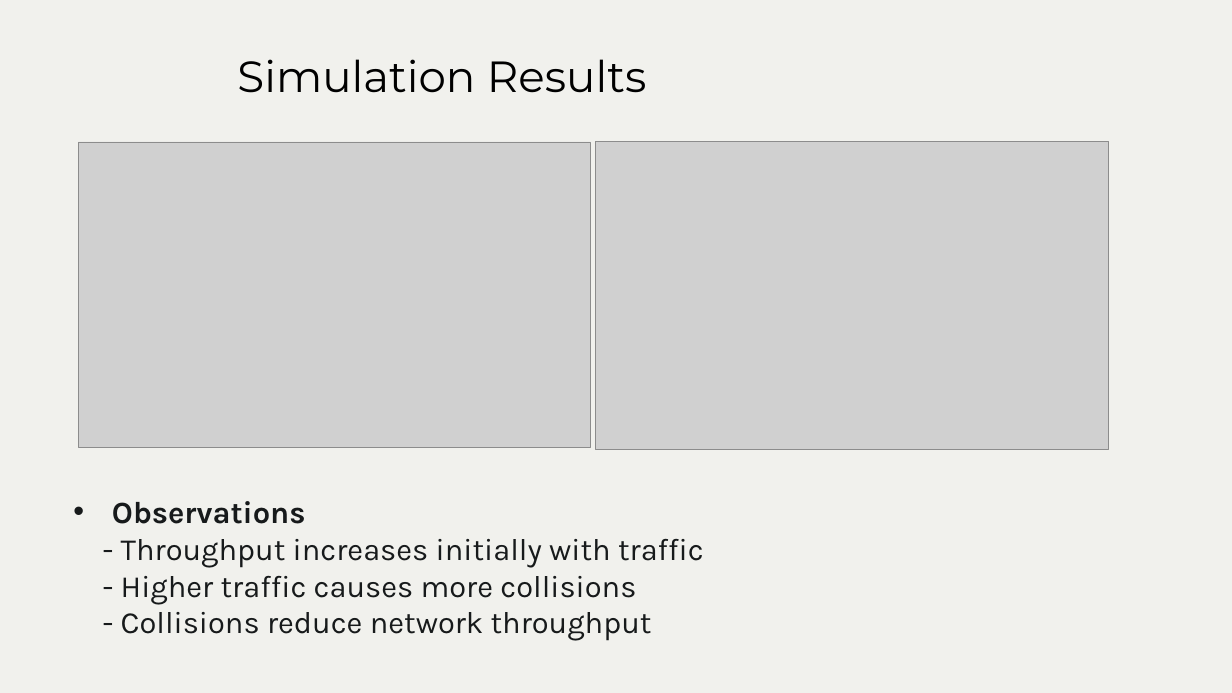
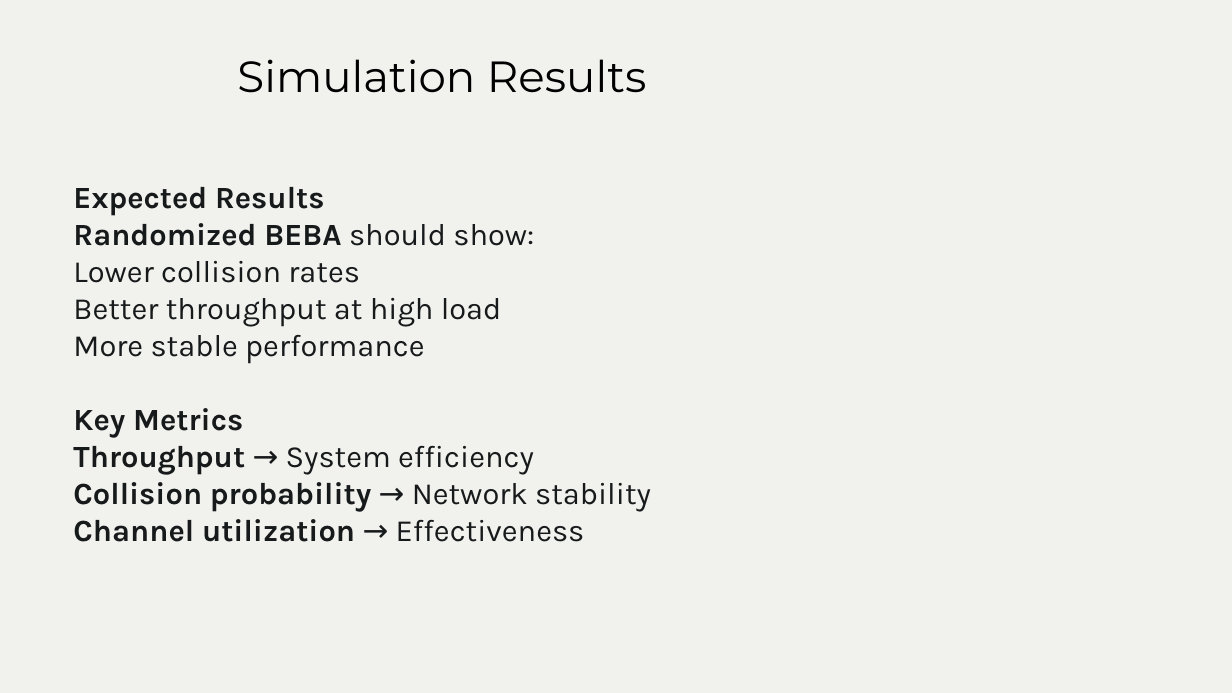
Before and after one commit to pratika719/beb-probabilistic-network-simulator, a slide deck: slide 10 of g13_s1_net/Milestone-3_s1_g13_net/PPT for video/Milestone 3_ppt.pptx. Drawn at 1232x693 pixels with LibreOffice and Linux fonts; fonts in the diff are those of the drawing; grey boxes stand for pictures; background and template pictures are left out. Boxes give left, top, right and bottom in pixels: in the first picture for what was removed or moved away, otherwise in the second. Text is boxed around its words. In the diff, an @@ line names an element or a change of style, - is before the commit and + after.

```diff
--- a/g13_s1_net/Milestone-3_s1_g13_net/PPT for video/Milestone 3_ppt.pptx
+++ b/g13_s1_net/Milestone-3_s1_g13_net/PPT for video/Milestone 3_ppt.pptx
@@ picture removed at bbox=[78, 142, 590, 447] @@
@@ picture removed at bbox=[596, 141, 1109, 449] @@
@@ text at bbox=[73, 187, 651, 542]: text changed @@
-• Observations
-- Throughput increases initially with traffic
-- Higher traffic causes more collisions
-- Collisions reduce network throughput
+Expected Results
+Randomized BEBA should show:
+Lower collision rates
+Better throughput at high load
+More stable performance
+Key Metrics
+Throughput → System efficiency
+Collision probability → Network stability
+Channel utilization → Effectiveness
```
Also in this commit, not shown: 5 other slides changed, 5 slides added, 5 slides removed, 3 other files.
